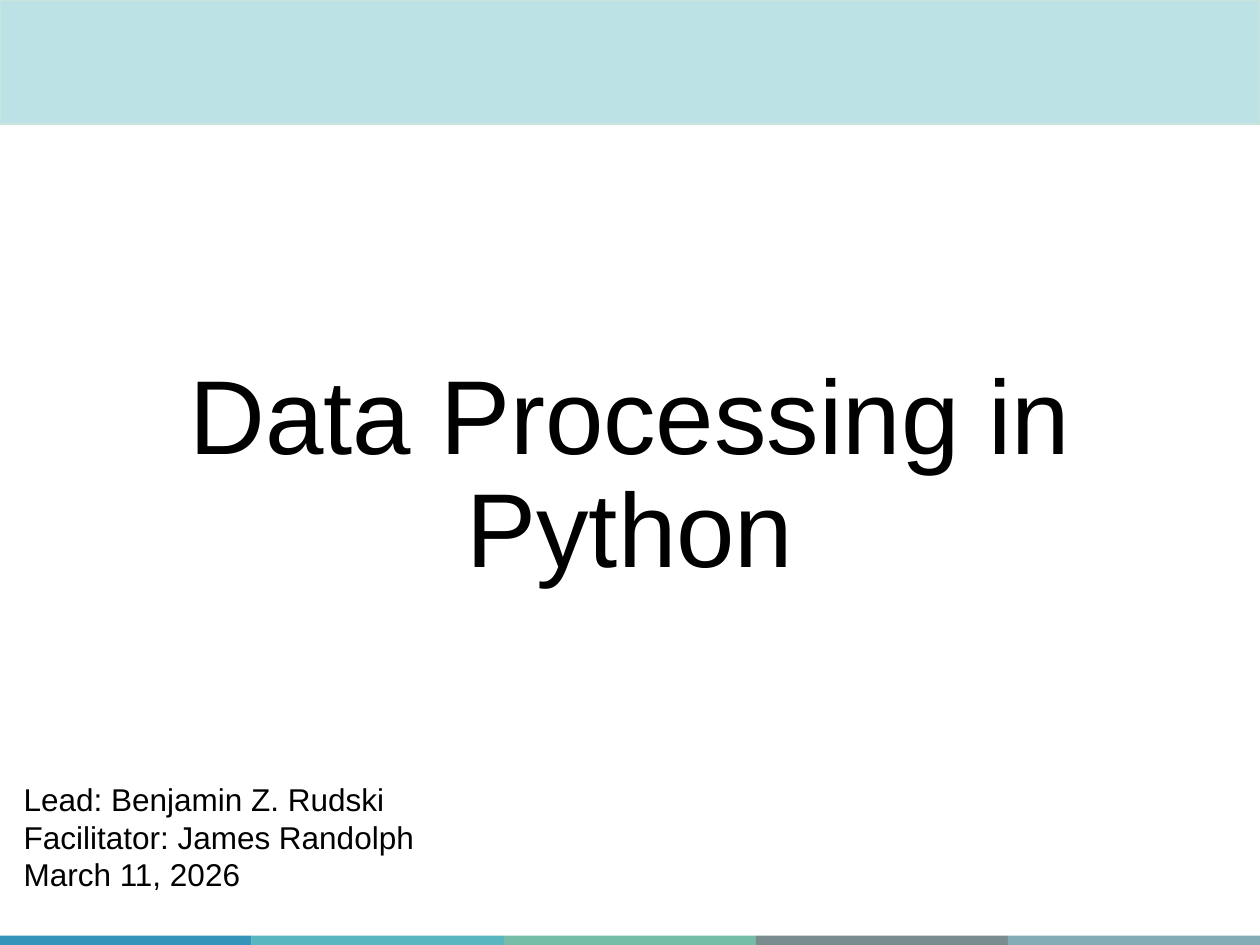
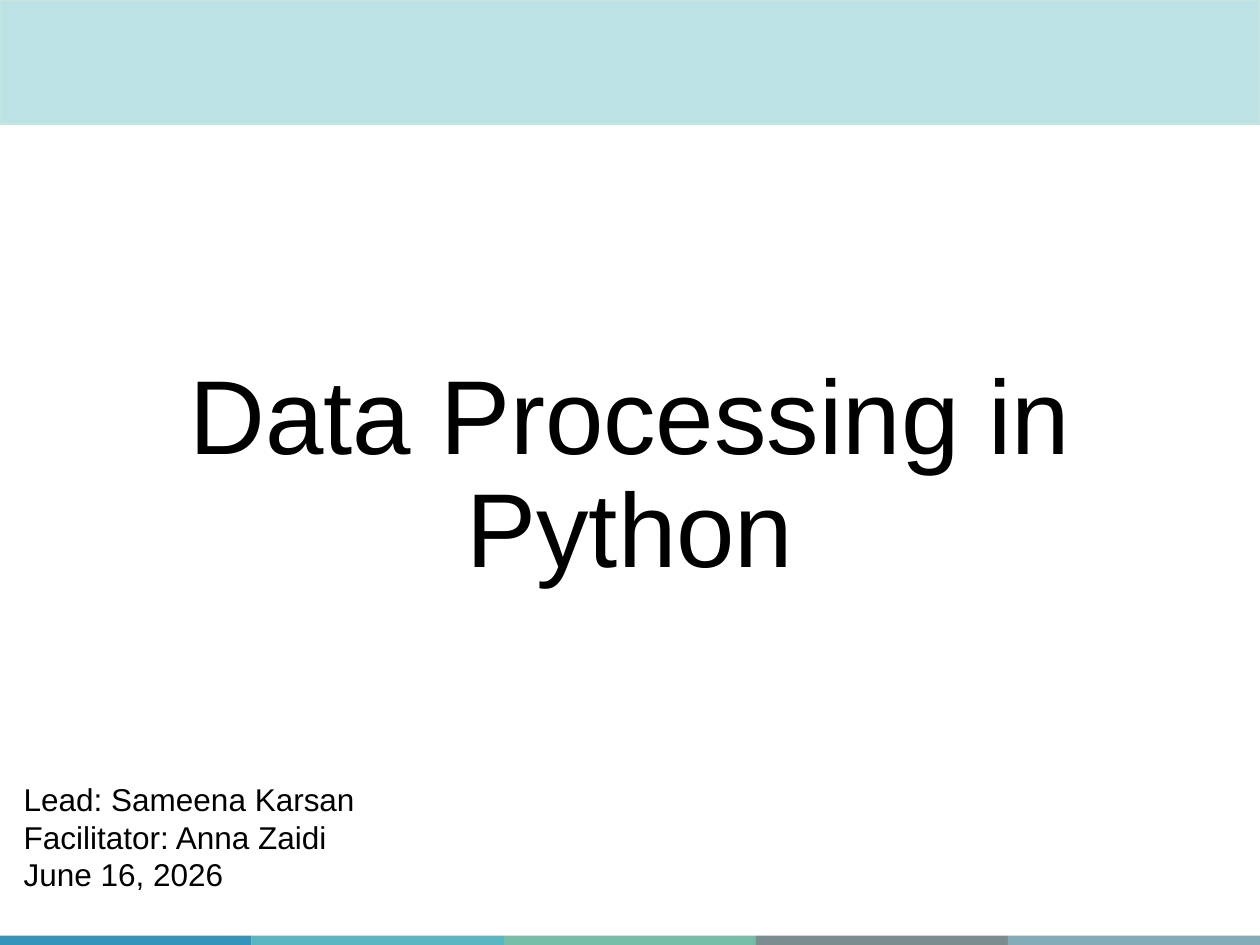
Before and after one commit to sameenakarsan/DataProcessingInPython, a slide deck: slide 1 of Slides/QLS-MiCM_DataProcessingInPython.pptx. Drawn at 1260x945 pixels with LibreOffice and Linux fonts; fonts in the diff are those of the drawing; background and template pictures are left out. Boxes give left, top, right and bottom in pixels: in the first picture for what was removed or moved away, otherwise in the second. Text is boxed around its words. In the diff, an @@ line names an element or a change of style, - is before the commit and + after.

```diff
--- a/Slides/QLS-MiCM_DataProcessingInPython.pptx
+++ b/Slides/QLS-MiCM_DataProcessingInPython.pptx
@@ text at (24,788,355,890): text changed @@
-Lead: Benjamin Z. Rudski
-Facilitator: James Randolph
-March 11, 2026
+Lead: Sameena Karsan
+Facilitator: Anna Zaidi
+June 16, 2026
```
Also in this commit, not shown: 4 other slides changed, 1 other file.
